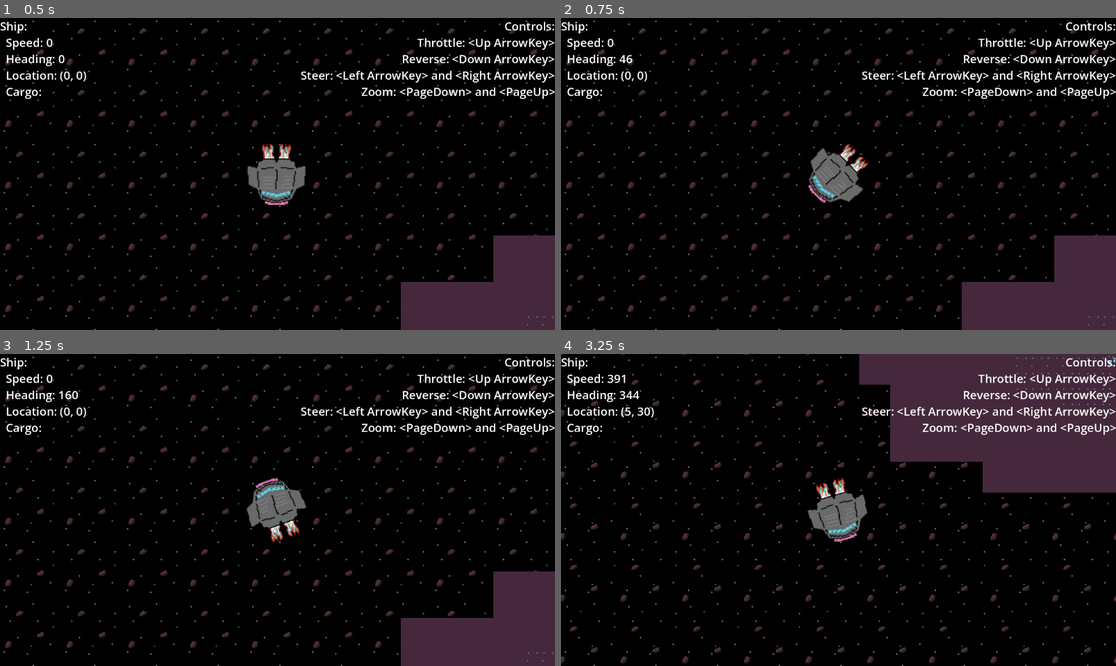
Above: before the commit, frames 1-4 (two rows, left to right).
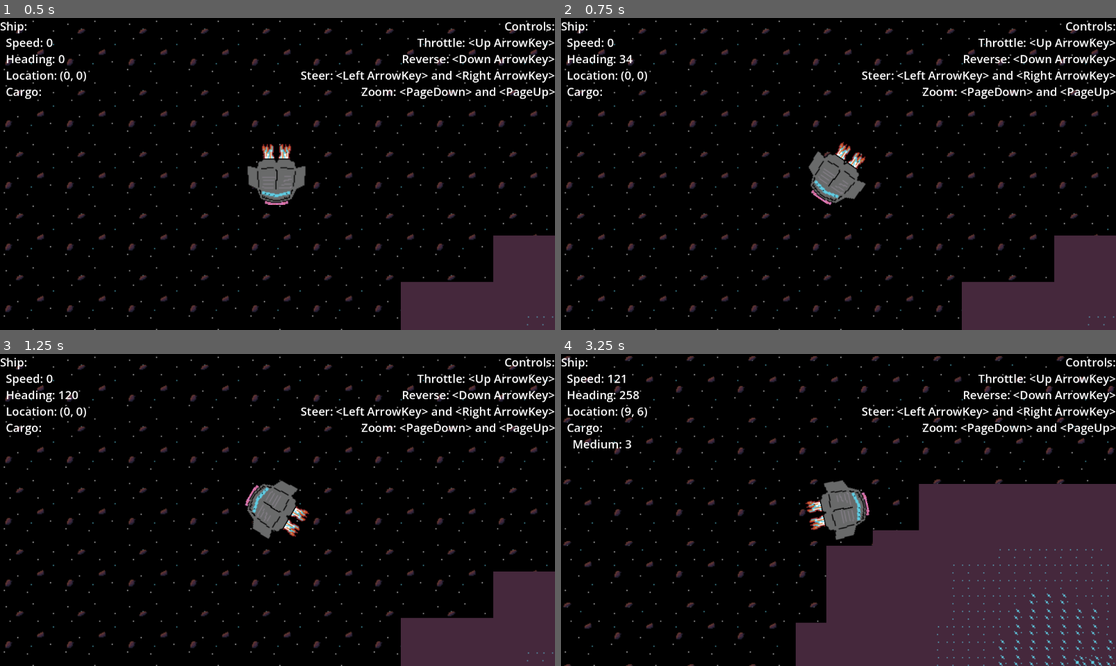
Above: after the commit, the same moments.

Repository: bingecraft-net/sandbox
Game: Godot game, scene res://node_2d.tscn
The game is run twice, just before and just after one commit, with the same random seed, the same clock (stepped at 60 frames per second) and the same inputs.
Inputs:
- Up to frame 1 (0.5 s): no input
- Up to frame 2 (0.75 s): tap Enter at 0.5 s; hold Right (ui_right) from 0.53 s (still down)
- Up to frame 3 (1.25 s): keep holding Right (ui_right)
- Up to frame 4 (3.25 s): release Right (ui_right) at 1.28 s; hold Down (ui_down) 1.28-2.03 s; hold Right (ui_right) 2.03-2.78 s; hold Up (ui_up) from 2.78 s (still down)

Frame 1 is identical in both runs. In frame 2, 0.7% of the frame differs, in the area x 10-56%, y 11-61%; in frame 3, 1.0%; in frame 4, 46%, in the area x 0-100%, y 0-100%.

Commit message:
improve ship controls and top speed governor

Diff:
--- a/rigid_body_2d.gd
+++ b/rigid_body_2d.gd
@@ -5,10 +5,10 @@
 func _ready() -> void:
 	pass # Replace with function body.
 
-@export var acceleration = 8
+@export var thrust = 4
 @export var top_speed = 384
-@export var brake = 2
-@export var steer = 4
+@export var brake = 3
+@export var steer = 3
 
 var cargo = {}
 
@@ -17,8 +17,11 @@
 
 	var throttle = Input.get_axis("ui_up", "ui_down")
 	if throttle != 0:
-		apply_central_impulse(throttle * Vector2.UP.rotated($TileMapLayer.rotation) * acceleration)
-		apply_central_impulse(linear_velocity.normalized() * min(0, top_speed - linear_velocity.length()))
+		var velocity_correction = throttle * Vector2.UP.rotated($TileMapLayer.rotation) * top_speed - linear_velocity
+		if velocity_correction.length() > thrust:
+			apply_central_impulse(velocity_correction.normalized() * thrust)
+		else:
+			apply_central_impulse(velocity_correction)
 	elif linear_velocity.length() >= brake:
 		apply_central_impulse(-linear_velocity.normalized() * brake)
 	else:
